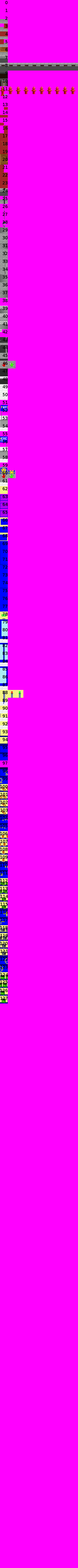
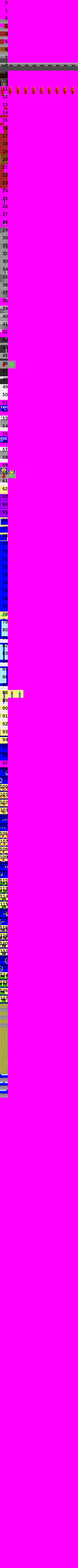
Layers edited between the first and the second (78, 1568) image:
painted on "laterne-0" over [0,188,8,196]
painted on "laterne-1" over [0,196,8,204]
painted on "red wall rightend / sidewalk" over [0,39,4,45]
added group "yellow wall" with 9 layers above "door outside" over [0,1003,8,1075]
added layer "yellow wall/sidewalk left" in group "yellow wall" over [0,1003,8,1012]
added layer "yellow wall/sidewalk" in group "yellow wall" over [0,1011,8,1020]
added layer "yellow wall/sidewalt right" in group "yellow wall" over [0,1019,8,1028]
added layer "yellow wall left" in group "yellow wall" over [0,1027,8,1035]
added layer "yellow wall 1" in group "yellow wall" over [0,1034,8,1043]
added layer "yellow wall 2" in group "yellow wall" over [0,1042,8,1051]
added layer "yellow wall 3" in group "yellow wall" over [0,1050,8,1059]
added layer "yellow wall right" in group "yellow wall" over [0,1058,8,1067]
added layer "yellow wall bewegungsmelder" in group "yellow wall" over [0,1066,8,1075]
added group "door outside" with 3 layers above "background" over [0,1074,8,1098]
added layer "Door outside left" in group "door outside" over [0,1074,8,1082]
added layer "Door outside midlle" in group "door outside" over [0,1081,8,1090]
added layer "Door outside right" in group "door outside" over [0,1089,8,1098]
